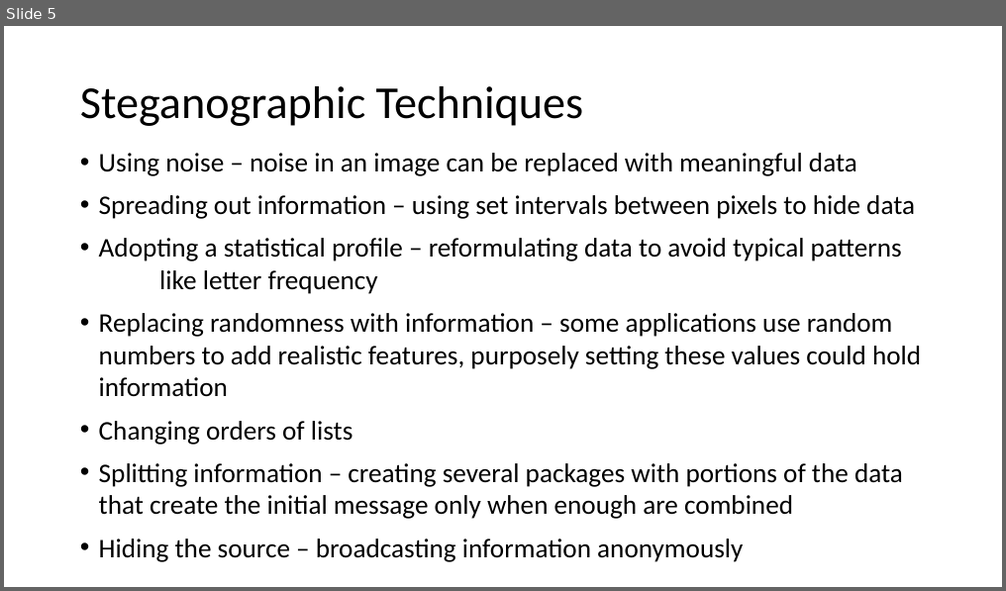
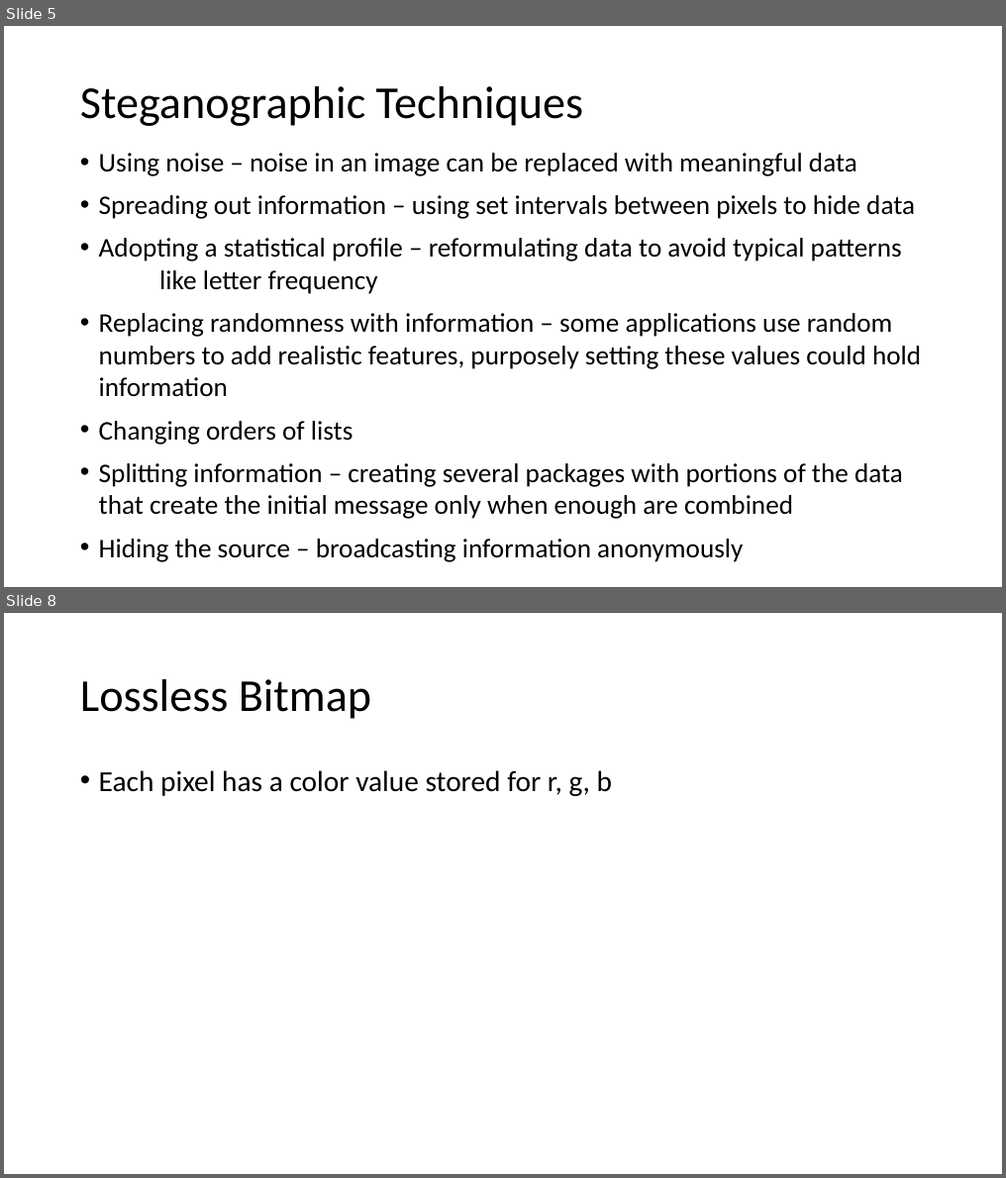
Before and after one commit to crussell2021/SteganographyProject, a slide deck: Documents/Presentation.pptx. Shown one above the other, each under a label of ours: slide 5 before the commit, slides 5 and 8 after it; the slides between them are not shown. The pictures are 1006x591 and 1006x1178 pixels, drawn with LibreOffice and Linux fonts; fonts in the diff are those of the drawing. Boxes give left, top, right and bottom in pixels: in the first picture for what was removed or moved away, otherwise in the second. Text is boxed around its words. In the diff, an @@ line names an element or a change of style, - is before the commit and + after.

```diff
--- a/Documents/Presentation.pptx
+++ b/Documents/Presentation.pptx
@@ slide 8 added at box(4, 613, 1002, 1174), background #FFFFFF @@
@@ title added at box(80, 679, 371, 719), 44 pt, text #000000 @@
+Lossless Bitmap
@@ text added at box(99, 770, 612, 796), 28 pt, text #000000 @@
+• Each pixel has a color value stored for r, g, b
```
Also in this commit, not shown: 2 slides changed, 2 other slides added, 1 slide removed.
